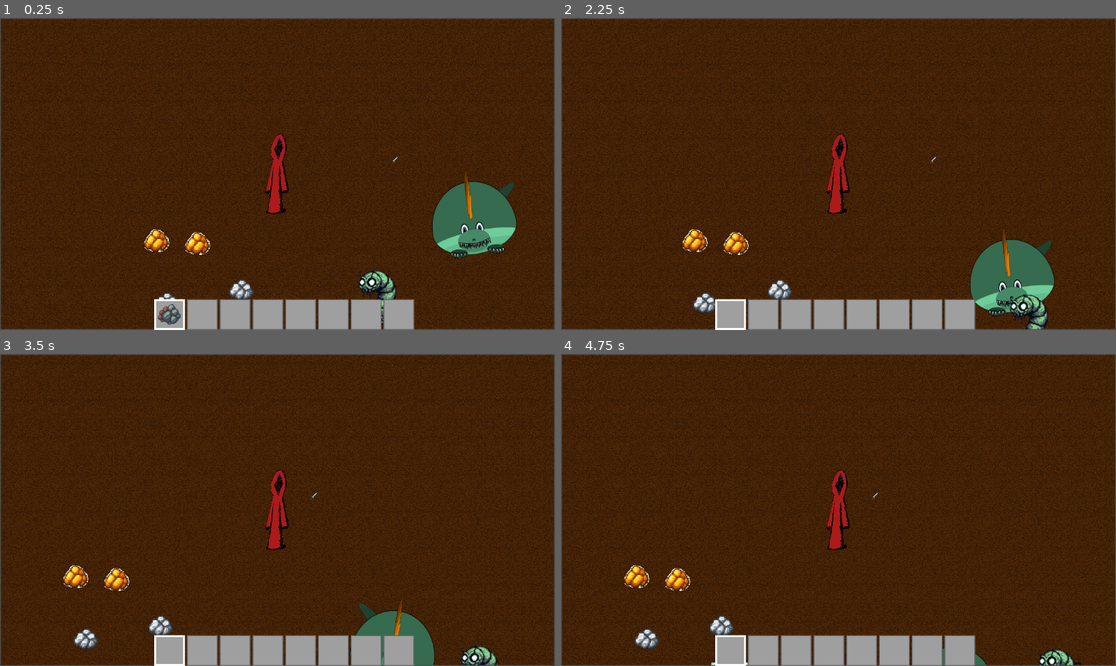
Above: before the commit, frames 1-4 (two rows, left to right).
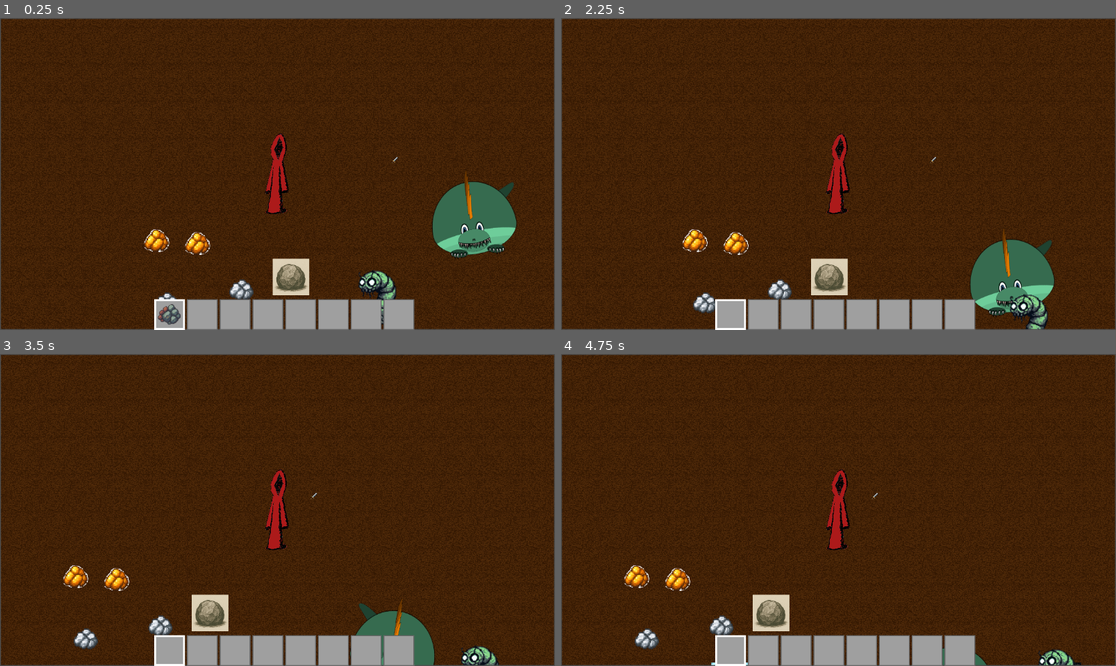
Above: after the commit, the same moments.

Repository: aaronjmcd2/ecomonster-project
Game: Godot game, scene res://scenes/Main.tscn
Two runs of this game, one before a commit and one after it. Both use one fixed random seed, a clock stepped at 60 frames per second and the inputs below.
Inputs (mouse positions are in pixels of both pictures, inside the frame that each line leads up to):
- Up to frame 1 (0.25 s): no input
- Up to frame 2 (2.25 s): drag from (733, 314) to (955, 161) at 0.52 s; drag from (760, 314) to (955, 161) at 1.27 s; move the mouse to (794, 314) at 2.02 s; hold Right (ui_right) from 2.03 s (still down); hold Space (use_item) from 2.03 s (still down); click (794, 314) at 2.17 s
- Up to frame 3 (3.5 s): release Right (ui_right) at 2.75 s; release Space (use_item) at 2.75 s; drag from (266, 650) to (160, 625) at 2.77 s
- Up to frame 4 (4.75 s): drag from (860, 650) to (644, 637) at 3.52 s; drag from (894, 650) to (644, 637) at 4.27 s

The runs differ from the first frame. In frame 1, 0.8% of the frame differs, in the area x 49-56%, y 77-89%; in frame 2, 0.8%; in frame 3, 0.8%; in frame 4, 0.8%.

Commit message:
Updated CoalWorm to consume boulders to turn them into stones.

Diff:
--- a/modules/MonsterHelperModules/WormHelperModules/CoalWormConsumptionModule.gd
+++ b/modules/MonsterHelperModules/WormHelperModules/CoalWormConsumptionModule.gd
@@ -46,6 +46,13 @@
 				print("🐛 Coal Worm harvesting melon")
 				entity.harvest(true)  # true = consumed by worm
 				return true
+		# In _consume_entity function, add this case:
+
+		"boulder":
+			if entity.has_method("consume"):
+				print("🐛 Coal Worm breaking boulder")
+				entity.consume()
+				return true
 
 	# Clean up claiming
 	if entity.claimed_by == worm:
--- a/modules/MonsterHelperModules/WormHelperModules/CoalWormConversionModule.gd
+++ b/modules/MonsterHelperModules/WormHelperModules/CoalWormConversionModule.gd
@@ -3,7 +3,7 @@
 
 extends Node
 
-# Convert tile based on consumed resource type
+# Convert tile or create drops based on consumed resource type
 func convert_tile_beneath(worm: Node, tile_map_layer: TileMapLayer, resource_type: String = "iron", target_pos: Vector2 = Vector2.ZERO) -> void:
 	# Use target position if provided, otherwise use worm position
 	var world_pos = target_pos if target_pos != Vector2.ZERO else worm.global_position
@@ -18,12 +18,30 @@
 				return
 			ConversionModule.convert_tile(tile_pos)
 
-		"crystal":
-			# Crystal becomes ice tile
-			tile_map_layer.set_cell(tile_pos, 4, Vector2i(0, 0))  # 4 = Ice
-			print("❄️ Converted crystal to ice at", tile_pos)
+		"boulder":
+			# Boulder creates stone drops
+			_create_stone_drops(worm, world_pos)
+			print("⛰️ Boulder broken into stones at", world_pos)
 
-		"melon":
-			# Melon location becomes water tile
-			tile_map_layer.set_cell(tile_pos, 5, Vector2i(0, 0))  # 5 = Water
-			print("💧 Converted melon area to water at", tile_pos)
+# Create stone drops when boulder is consumed
+func _create_stone_drops(worm: Node, position: Vector2) -> void:
+	var stone_scene = preload("res://scenes/Stone.tscn")
+	var num_stones = randi_range(2, 4)  # Create 2-4 stone drops
+
+	# Get the tree from the worm
+	var tree = worm.get_tree()
+	if not tree:
+		print("Error: Could not get scene tree")
+		return
+
+	var current_scene = tree.current_scene
+
+	for i in num_stones:
+		var stone = stone_scene.instantiate()
+		# Randomize position slightly around the boulder
+		var offset = Vector2(
+			randi_range(-32, 32),
+			randi_range(-32, 32)
+		)
+		stone.global_position = position + offset
+		current_scene.add_child(stone)
--- a/modules/MonsterHelperModules/WormHelperModules/CoalWormSearchModule.gd
+++ b/modules/MonsterHelperModules/WormHelperModules/CoalWormSearchModule.gd
@@ -3,12 +3,17 @@
 
 extends Node
 
-# Find target based on priority: iron drops -> crystals -> melons
+# Find target based on priority: iron drops -> boulders
 func find_target(worm: Node) -> Dictionary:
 	# First try iron drops (original behavior)
 	var iron_drop = find_target_drop(worm)
 	if iron_drop:
 		return {"type": "drop", "target": iron_drop, "resource_type": "iron"}
+
+	# Try to find boulder
+	var boulder = _find_nearest_boulder(worm)
+	if boulder:
+		return {"type": "entity", "target": boulder, "resource_type": "boulder"}
 
 	return {"type": "none", "target": null, "resource_type": ""}
 
@@ -19,3 +24,26 @@
 		worm.search_radius * 64.0,
 		worm
 	)
+
+# Find nearest boulder
+func _find_nearest_boulder(worm: Node) -> Node:
+	var closest = null
+	var closest_dist = worm.search_radius * 64.0
+
+	var tree = worm.get_tree()
+	if not tree:
+		return null
+
+	for boulder in tree.get_nodes_in_group("boulders"):
+		if boulder.claimed_by != null and boulder.claimed_by != worm:
+			continue
+
+		var dist = worm.global_position.distance_to(boulder.global_position)
+		if dist < closest_dist:
+			closest_dist = dist
+			closest = boulder
+
+	if closest:
+		closest.claimed_by = worm
+
+	return closest
--- a/modules/PlayerPickupModule.gd
+++ b/modules/PlayerPickupModule.gd
@@ -81,6 +81,14 @@
 				node.queue_free()
 				break
 
+		elif node.is_in_group("stone_drops"):
+			if player.global_position.distance_to(node.global_position) <= pickup_radius:
+				print("🪨 Picked up stone:", node.name)
+				var item_data = node.get_item_data()
+				inventory_ui.add_item_to_inventory(item_data.duplicate(true))
+				node.queue_free()
+				break
+
 
 
 		elif node.is_in_group("world_items"):
--- /dev/null
+++ b/scenes/Boulder.tscn
@@ -0,0 +1,17 @@
+[gd_scene load_steps=4 format=3 uid="uid://bcxfy3fqhhdx3"]
+
+[ext_resource type="Script" uid="uid://bkejfa1jflcxv" path="res://scripts/Boulder.gd" id="1_i6t03"]
+[ext_resource type="Texture2D" uid="uid://doikhelmg2xni" path="res://sprites/Boulder.png" id="2_7tyja"]
+
+[sub_resource type="CircleShape2D" id="CircleShape2D_cupic"]
+radius = 98.732
+
+[node name="Boulder" type="Area2D"]
+script = ExtResource("1_i6t03")
+
+[node name="Sprite2D" type="Sprite2D" parent="."]
+texture = ExtResource("2_7tyja")
+
+[node name="CollisionShape2D" type="CollisionShape2D" parent="."]
+position = Vector2(-5, 8)
+shape = SubResource("CircleShape2D_cupic")
--- a/scenes/Main.tscn
+++ b/scenes/Main.tscn
@@ -15,6 +15,8 @@
 [ext_resource type="PackedScene" uid="uid://diaywsr5x8gc8" path="res://scenes/CoalWorm.tscn" id="12_bjd11"]
 [ext_resource type="PackedScene" uid="uid://b3bxyl8rwjxkt" path="res://scenes/Melon.tscn" id="13_qmy6f"]
 [ext_resource type="PackedScene" uid="uid://dmu5gj4pq8apf" path="res://scenes/FireElemental.tscn" id="15_3p2gp"]
+[ext_resource type="PackedScene" uid="uid://dg4ipcd10yxmr" path="res://scenes/Stone.tscn" id="16_ft6cd"]
+[ext_resource type="PackedScene" uid="uid://bcxfy3fqhhdx3" path="res://scenes/Boulder.tscn" id="17_bb450"]
 
 [node name="Main" type="Node2D"]
 script = ExtResource("1_q8u5g")
@@ -88,3 +90,15 @@
 
 [node name="FireElemental" parent="." instance=ExtResource("15_3p2gp")]
 position = Vector2(-1784, 875)
+
+[node name="Stone" parent="." instance=ExtResource("16_ft6cd")]
+position = Vector2(-3781, 1042)
+
+[node name="Stone2" parent="." instance=ExtResource("16_ft6cd")]
+position = Vector2(-4136, 754)
+
+[node name="Boulder" parent="." instance=ExtResource("17_bb450")]
+position = Vector2(-2402, 169)
+
+[node name="Boulder2" parent="." instance=ExtResource("17_bb450")]
+position = Vector2(-1178, 1364)
--- /dev/null
+++ b/scenes/Stone.tscn
@@ -0,0 +1,17 @@
+[gd_scene load_steps=4 format=3 uid="uid://dg4ipcd10yxmr"]
+
+[ext_resource type="Script" uid="uid://d3lk0vvpxhoac" path="res://scripts/Stone.gd" id="1_m47l4"]
+[ext_resource type="Texture2D" uid="uid://desc2atryfn7k" path="res://sprites/Stone.png" id="2_bjdxs"]
+
+[sub_resource type="CircleShape2D" id="CircleShape2D_ylps6"]
+radius = 34.1321
+
+[node name="Stone" type="Area2D"]
+script = ExtResource("1_m47l4")
+
+[node name="Sprite2D" type="Sprite2D" parent="."]
+texture = ExtResource("2_bjdxs")
+
+[node name="CollisionShape2D" type="CollisionShape2D" parent="."]
+position = Vector2(1, -13)
+shape = SubResource("CircleShape2D_ylps6")
--- /dev/null
+++ b/scripts/Boulder.gd
@@ -0,0 +1,11 @@
+# Boulder.gd
+extends Node2D
+
+var claimed_by = null
+var resource_type := "boulder"
+
+func _ready():
+	add_to_group("boulders")
+
+func consume():
+	queue_free()
--- a/scripts/InventoryData.gd
+++ b/scripts/InventoryData.gd
@@ -83,6 +83,8 @@
 				drop_scene = preload("res://scenes/SilverOreDrop.tscn")
 			"Melon":
 				drop_scene = preload("res://scenes/Melon.tscn")
+			"Stone":
+				drop_scene = preload("res://scenes/Stone.tscn")
 			_:
 				print("⚠️ No drop scene found for item:", item["name"])
 				return
--- /dev/null
+++ b/scripts/Stone.gd
@@ -0,0 +1,17 @@
+# Stone.gd
+extends Area2D
+
+var count: int = 1
+var resource_type := "stone"
+
+func _ready():
+	print("🪨 Stone spawned | count:", count)
+	add_to_group("stone_drops")
+
+func get_item_data() -> Dictionary:
+	return {
+		"name": "Stone",
+		"count": count,
+		"icon": preload("res://sprites/Stone.png"),
+		"scene": preload("res://scenes/Stone.tscn")
+	}
Not shown, changed: modules/MonsterHelperModules/WormHelperModules/CoalWormGuide.txt
Not shown: 1 places in scenes/Main.tscn that only renumber resources
Not shown, added: scripts/Boulder.gd.uid
Not shown, added: scripts/Stone.gd.uid
Binary file added: sprites/Boulder.png
Not shown, added: sprites/Boulder.png.import
Binary file changed: sprites/Stone.png
Not shown, added: sprites/Stone.png~
